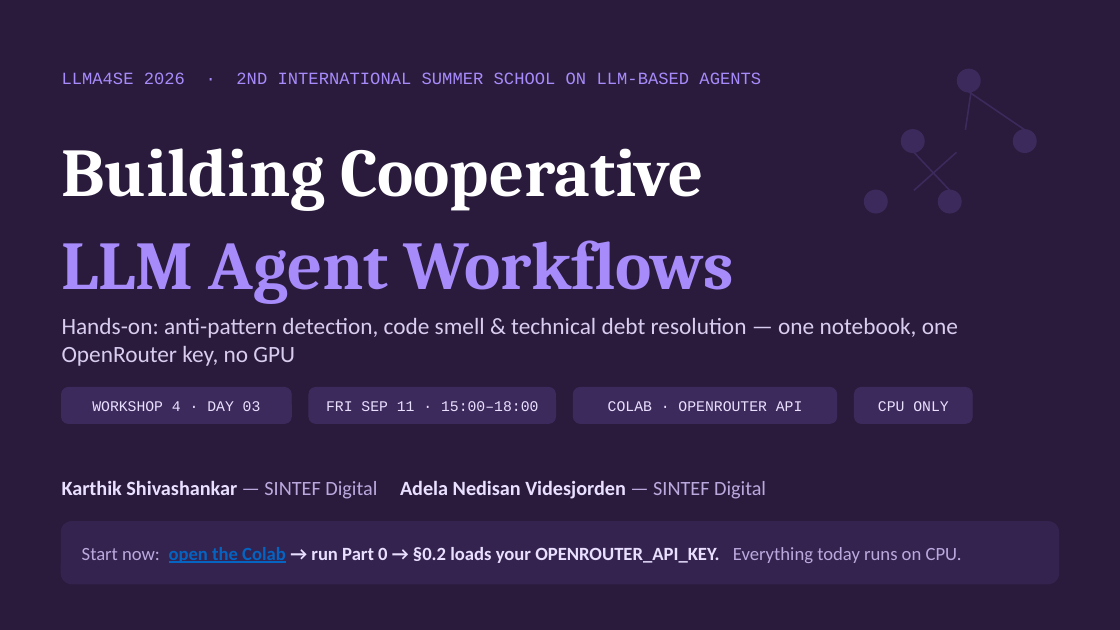
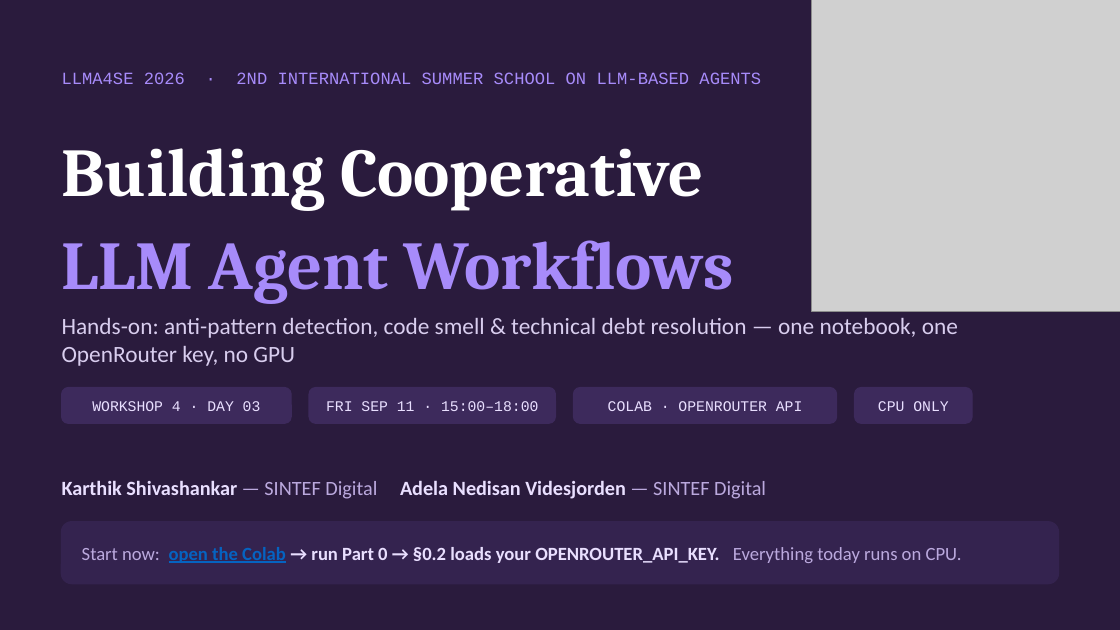
Before and after one commit to KarthikShivasankar/LLMA4SE-Workshop4, a slide deck: slide 1 of LLMA4SE_Workshop4_Slides.pptx. Drawn at 1120x630 pixels with LibreOffice and Linux fonts; fonts in the diff are those of the drawing; grey boxes stand for pictures. Boxes give left, top, right and bottom in pixels: in the first picture for what was removed or moved away, otherwise in the second. Text is boxed around its words. In the diff, an @@ line names an element or a change of style, - is before the commit and + after.

```diff
--- a/LLMA4SE_Workshop4_Slides.pptx
+++ b/LLMA4SE_Workshop4_Slides.pptx
@@ picture added at (811, 0, 1120, 311) @@
@@ ellipse removed at (958, 69, 980, 92) @@
@@ line removed from (971, 92) to (965, 130) @@
@@ line removed from (969, 92) to (1025, 130) @@
@@ ellipse removed at (902, 130, 924, 152) @@
@@ ellipse removed at (1014, 130, 1036, 152) @@
@@ line removed from (956, 152) to (914, 190) @@
@@ line removed from (914, 152) to (950, 190) @@
@@ ellipse removed at (865, 190, 887, 213) @@
@@ ellipse removed at (939, 190, 961, 213) @@
```
Also in this commit, not shown: 4 other slides changed, 1 other file.
